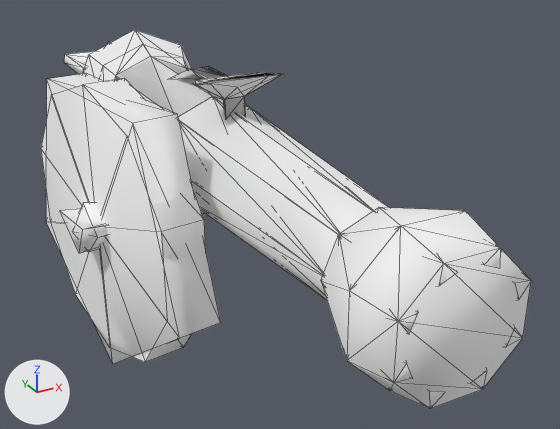
The glTF model docs/models/weapons/w04/012.glb: old version first, new version second.
Rendered twice from a 50 mm lens placed at (-0.72, -1.664, 0.424), pointed at (0.128, -0.123, -0.346). Arrows for +X, +Y and +Z are at lower left; the lights stay in place. The older version comes first. Mesh edges are drawn as thin lines. Vertices at exactly the same position are counted once.

Names of what the first picture shows: 'Group[0]', 'Group[100]', 'Group[1]', 'Group[2]'.
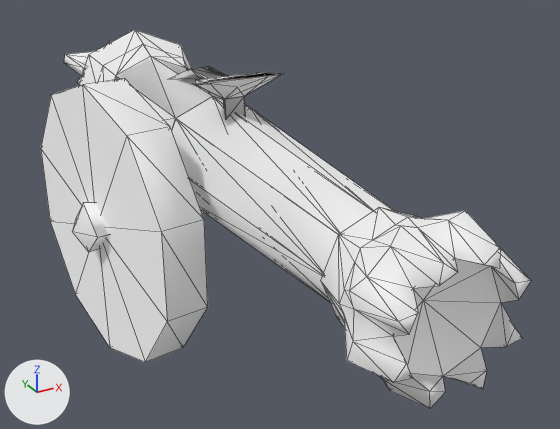
Patch to the scene script:
```diff
--- a/docs/models/weapons/w04/012.glb.py
+++ b/docs/models/weapons/w04/012.glb.py
@@ me_group_1 @@
 # used by ob_group_1; location = (0.0, 0.0, 0.0)
-me_group_1.from_pydata(...)  # 89 vertices, 214 faces; spans x -0.146..0.149, y -0.929..-0.693, z -0.347..-0.052
+me_group_1.from_pydata(...)  # 89 vertices, 174 faces; spans x -0.146..0.149, y -0.929..-0.693, z -0.347..-0.052
+# me_group_1 part 1
+# 40 faces are deleted
 me_group_1.materials.append(mat_xfb__e_m00_hbg012)
-me_group_1.materials.append(mat_xfba0__m00_hbg012)  # white #ffffff
@@ me_group_2 @@
 # used by ob_group_2; location = (0.0, 0.0, 0.0)
-me_group_2.from_pydata(...)  # 48 vertices, 85 faces; spans x -0.361..0.093, y -0.367..0.365, z -0.716..0.003
+me_group_2.from_pydata(...)  # 30 vertices, 51 faces; spans x -0.354..0.013, y -0.314..0.337, z -0.674..0.003
+# me_group_2 part 2: the loose piece of 12 vertices spanning x -0.344..-0.143, y -0.367..0.365, z -0.716..-0.026 is deleted
+# me_group_2 part 3
+# 6 vertices are removed from x -0.361..0.093, y -0.062..0.073, z -0.397..-0.308
+# 14 faces are deleted
 me_group_2.materials.append(mat_xfb__e_m00_hbg012)
-me_group_2.materials.append(mat_xfba0__m00_hbg012)  # white #ffffff
```

Boxes [x1, y1, x2, y2] around the edits, measured in the pictures (560 x 429 px):
'Group[2]', reshaped (7% narrower)
    before: [41, 73, 221, 364]
    after: [41, 78, 208, 362]
part 1 of me_group_1, deleted
    before: [321, 207, 531, 409]
part 2 of me_group_2, deleted
    before: [46, 73, 221, 364]
part 3 of me_group_2, deleted
    before: [60, 209, 106, 253]
